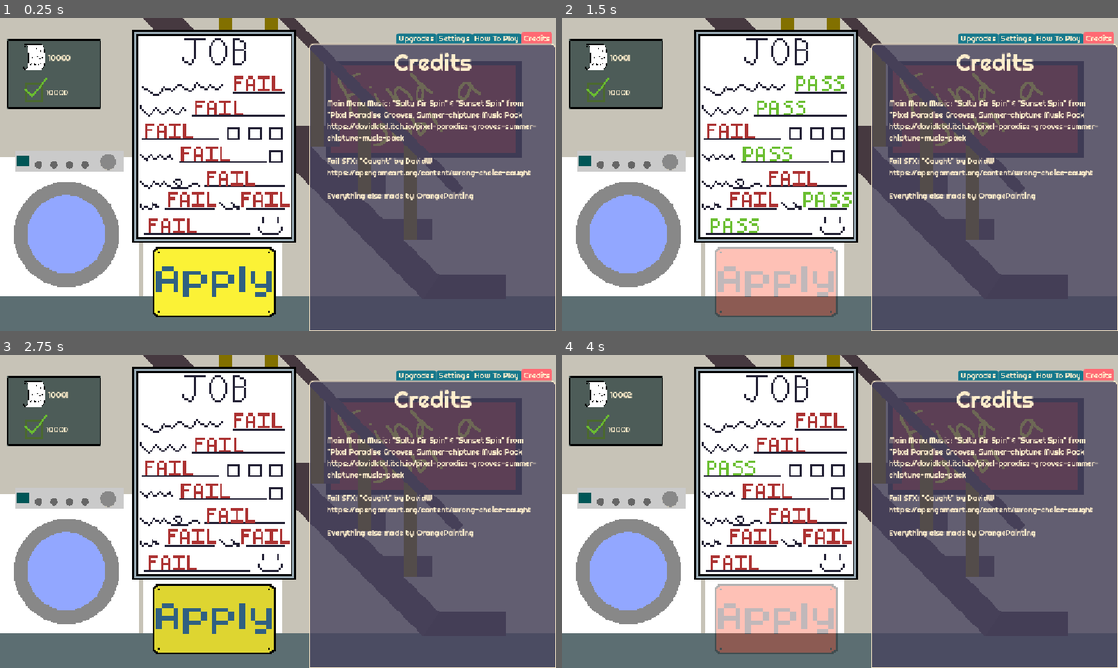
Above: before the commit, frames 1-4 (two rows, left to right).
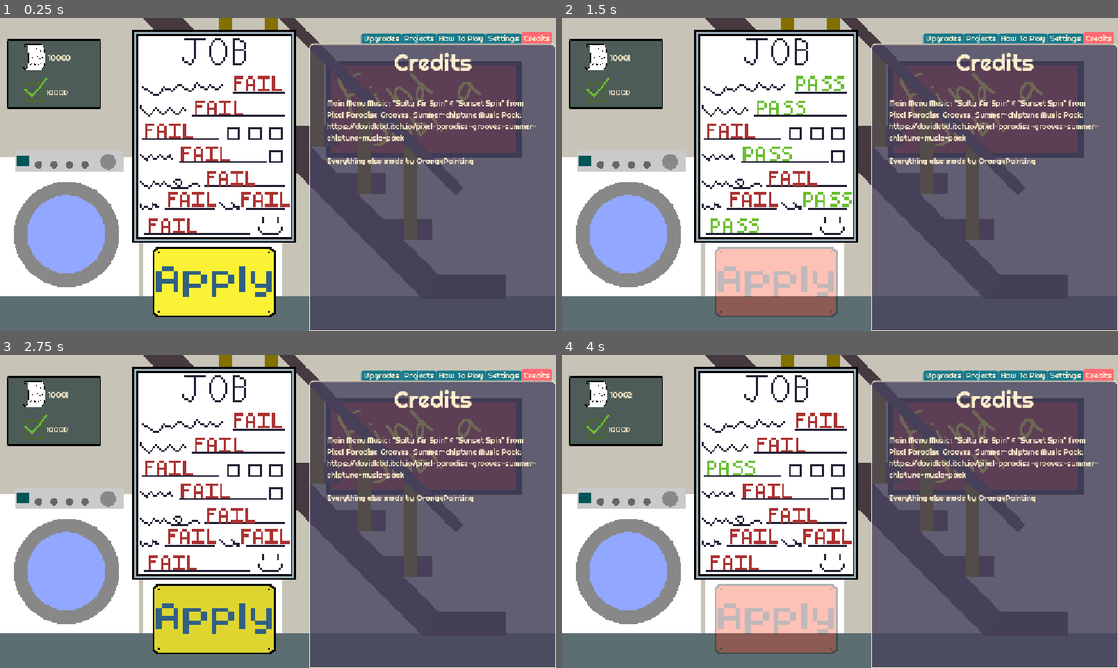
Above: after the commit, the same moments.

Repository: OrangePainting/in-this-economy
Game: Godot game, scene res://Scenes/main.tscn
The game is run twice, just before and just after one commit, with the same random seed, the same clock (stepped at 60 frames per second) and the same inputs.
Inputs (mouse positions are in pixels of both pictures, inside the frame that each line leads up to):
- Up to frame 1 (0.25 s): no input
- Up to frame 2 (1.5 s): click (778, 280) at 0.5 s
- Up to frame 3 (2.75 s): no input
- Up to frame 4 (4 s): click (778, 617) at 2.75 s

The runs differ from the first frame. In frame 1, 2.0% of the frame differs, in the area x 58-96%, y 4-59%; in frame 2, 2.0%; in frame 3, 2.0%; in frame 4, 2.0%.

Commit message:
Added Title Screen and Menu Music
Krish Konda
16:42 06/22/26

Also fixed a bug with applying and generally made the SFX all at the same volume.

Diff:
--- a/Scenes/audio_controller.tscn
+++ b/Scenes/audio_controller.tscn
@@ -8,7 +8,7 @@
 [ext_resource type="AudioStream" uid="uid://cvv04v22dur4i" path="res://Assets/Music + SFX/apply.wav" id="4_y4nv4"]
 [ext_resource type="AudioStream" uid="uid://mx8tgoyl1f0a" path="res://Assets/Music + SFX/corect_bell.wav" id="5_y4nv4"]
 [ext_resource type="AudioStream" uid="uid://cj2cmc3511mbq" path="res://Assets/Music + SFX/winfretless.wav" id="6_ncnt2"]
-[ext_resource type="AudioStream" uid="uid://c54cayghaga4b" path="res://Assets/Music + SFX/incorrect_sound.wav" id="7_7md5g"]
+[ext_resource type="AudioStream" uid="uid://cjfme4d473wo7" path="res://Assets/Music + SFX/bad_sfx.wav" id="9_7md5g"]
 
 [node name="AudioController" type="Node2D" unique_id=59631517]
 script = ExtResource("1_7md5g")
@@ -23,26 +23,34 @@
 
 [node name="Click" type="AudioStreamPlayer2D" parent="." unique_id=2046753470]
 stream = ExtResource("2_ual3u")
+bus = &"SFX"
 
 [node name="Buy" type="AudioStreamPlayer2D" parent="." unique_id=1107907452]
 stream = ExtResource("3_yyma2")
 max_polyphony = 10
+bus = &"SFX"
 
 [node name="Apply" type="AudioStreamPlayer2D" parent="." unique_id=942841446]
 stream = ExtResource("4_y4nv4")
+bus = &"SFX"
 
 [node name="SpinTick" type="AudioStreamPlayer2D" parent="." unique_id=954054082]
 stream = ExtResource("2_ual3u")
-volume_db = -10.0
 pitch_scale = 0.5
 max_polyphony = 2
 bus = &"SFX"
 
 [node name="SpinPass" type="AudioStreamPlayer2D" parent="." unique_id=1873059241]
 stream = ExtResource("5_y4nv4")
+volume_db = 8.0
+bus = &"SFX"
 
 [node name="SpinAllPass" type="AudioStreamPlayer2D" parent="." unique_id=1078883867]
 stream = ExtResource("6_ncnt2")
+volume_db = 10.0
+bus = &"SFX"
 
 [node name="SpinFail" type="AudioStreamPlayer2D" parent="." unique_id=8295662]
-stream = ExtResource("7_7md5g")
+stream = ExtResource("9_7md5g")
+volume_db = 7.5
+bus = &"SFX"
--- /dev/null
+++ b/Scenes/main_menu.tscn
@@ -0,0 +1,114 @@
+[gd_scene format=3 uid="uid://pv5bpsn0pvck"]
+
+[ext_resource type="Script" uid="uid://bi6gtllt2amla" path="res://Scripts/main_menu.gd" id="1_1ehe0"]
+[ext_resource type="Texture2D" uid="uid://b0jnsbdhd5prs" path="res://Assets/Background.png" id="1_48xlc"]
+[ext_resource type="FontFile" uid="uid://dwgwpq2dqpy7j" path="res://Assets/grapesoda_2/GrapeSoda.ttf" id="2_1ehe0"]
+
+[sub_resource type="StyleBoxTexture" id="StyleBoxTexture_ce3w2"]
+texture = ExtResource("1_48xlc")
+modulate_color = Color(0.56, 0.56, 0.56, 1)
+
+[sub_resource type="StyleBoxFlat" id="StyleBoxFlat_erv1k"]
+bg_color = Color(1, 1, 1, 1)
+corner_radius_top_left = 16
+corner_radius_top_right = 16
+corner_radius_bottom_right = 16
+corner_radius_bottom_left = 16
+shadow_size = 5
+
+[sub_resource type="StyleBoxFlat" id="StyleBoxFlat_opfnp"]
+corner_radius_top_left = 16
+corner_radius_top_right = 16
+corner_radius_bottom_right = 16
+corner_radius_bottom_left = 16
+shadow_size = 5
+
+[sub_resource type="StyleBoxFlat" id="StyleBoxFlat_48xlc"]
+bg_color = Color(0.8, 0.8, 0.8, 1)
+corner_radius_top_left = 16
+corner_radius_top_right = 16
+corner_radius_bottom_right = 16
+corner_radius_bottom_left = 16
+shadow_size = 5
+
+[node name="MainMenu" type="Control" unique_id=1941869290]
+layout_mode = 3
+anchors_preset = 15
+anchor_right = 1.0
+anchor_bottom = 1.0
+grow_horizontal = 2
+grow_vertical = 2
+script = ExtResource("1_1ehe0")
+
+[node name="Background" type="Panel" parent="." unique_id=1714912324]
+layout_mode = 1
+anchors_preset = 15
+anchor_right = 1.0
+anchor_bottom = 1.0
+grow_horizontal = 2
+grow_vertical = 2
+theme_override_styles/panel = SubResource("StyleBoxTexture_ce3w2")
+
+[node name="VBoxContainer" type="VBoxContainer" parent="." unique_id=2123588455]
+layout_mode = 1
+anchors_preset = 7
+anchor_left = 0.5
+anchor_top = 1.0
+anchor_right = 0.5
+anchor_bottom = 1.0
+offset_left = -139.0
+offset_top = -300.0
+offset_right = 139.0
+offset_bottom = -64.0
+grow_horizontal = 2
+grow_vertical = 0
+theme_override_constants/separation = 10
+
+[node name="PlayGameButton" type="Button" parent="VBoxContainer" unique_id=2103348275]
+layout_mode = 2
+size_flags_vertical = 3
+theme_override_colors/font_color = Color(0, 0, 0, 1)
+theme_override_colors/font_pressed_color = Color(0, 0, 0, 1)
+theme_override_colors/font_hover_color = Color(0, 0, 0, 1)
+theme_override_font_sizes/font_size = 32
+theme_override_styles/normal = SubResource("StyleBoxFlat_erv1k")
+theme_override_styles/pressed = SubResource("StyleBoxFlat_opfnp")
+theme_override_styles/hover = SubResource("StyleBoxFlat_48xlc")
+text = "Start Game"
+
+[node name="QuitButton" type="Button" parent="VBoxContainer" unique_id=46789992]
+layout_mode = 2
+size_flags_vertical = 3
+theme_override_colors/font_color = Color(0, 0, 0, 1)
+theme_override_colors/font_pressed_color = Color(0, 0, 0, 1)
+theme_override_colors/font_hover_color = Color(0, 0, 0, 1)
+theme_override_font_sizes/font_size = 32
+theme_override_styles/normal = SubResource("StyleBoxFlat_erv1k")
+theme_override_styles/pressed = SubResource("StyleBoxFlat_opfnp")
+theme_override_styles/hover = SubResource("StyleBoxFlat_48xlc")
+text = "Quit"
+
+[node name="Title" type="Label" parent="." unique_id=1984362995]
+layout_mode = 1
+anchors_preset = 8
+anchor_left = 0.5
+anchor_top = 0.5
+anchor_right = 0.5
+anchor_bottom = 0.5
+offset_left = -139.0
+offset_top = -179.5
+offset_right = 139.0
+offset_bottom = -156.5
+grow_horizontal = 2
+grow_vertical = 2
+theme_override_colors/font_shadow_color = Color(0, 0, 0, 1)
+theme_override_constants/shadow_offset_x = 10
+theme_override_constants/shadow_offset_y = 10
+theme_override_fonts/font = ExtResource("2_1ehe0")
+theme_override_font_sizes/font_size = 112
+text = "INSERT TITLE HERE"
+horizontal_alignment = 1
+vertical_alignment = 1
+
+[connection signal="pressed" from="VBoxContainer/PlayGameButton" to="." method="_on_play_game_button_pressed"]
+[connection signal="pressed" from="VBoxContainer/QuitButton" to="." method="_on_quit_button_pressed"]
--- a/Scenes/tab_system.tscn
+++ b/Scenes/tab_system.tscn
@@ -24,7 +24,7 @@
 theme = ExtResource("1_xwrfs")
 theme_override_styles/panel = SubResource("StyleBoxFlat_4bjt4")
 tab_alignment = 2
-current_tab = 3
+current_tab = 4
 
 [node name="Upgrades" type="TabBar" parent="TabContainer" unique_id=1681068401]
 visible = false
@@ -58,11 +58,21 @@
 alignment = 2
 script = ExtResource("2_4bjt4")
 
+[node name="Projects" type="TabBar" parent="TabContainer" unique_id=719752810]
+visible = false
+layout_mode = 2
+metadata/_tab_index = 1
+
+[node name="How To Play" type="TabBar" parent="TabContainer" unique_id=447612872]
+visible = false
+layout_mode = 2
+metadata/_tab_index = 2
+
 [node name="Settings" type="TabBar" parent="TabContainer" unique_id=597449230]
 visible = false
 layout_mode = 2
 script = ExtResource("3_kfw27")
-metadata/_tab_index = 1
+metadata/_tab_index = 3
 
 [node name="MusicLabel" type="Label" parent="TabContainer/Settings" unique_id=226909534]
 layout_mode = 0
@@ -103,16 +113,11 @@
 offset_bottom = 260.0
 max_value = 1.0
 step = 0.01
-value = 1.0
-
-[node name="How To Play" type="TabBar" parent="TabContainer" unique_id=447612872]
-visible = false
-layout_mode = 2
-metadata/_tab_index = 2
+value = 0.7
 
 [node name="Credits" type="TabBar" parent="TabContainer" unique_id=1158159260]
 layout_mode = 2
-metadata/_tab_index = 3
+metadata/_tab_index = 4
 
 [node name="Info" type="Label" parent="TabContainer/Credits" unique_id=1416042526]
 layout_mode = 0
@@ -120,11 +125,8 @@
 offset_top = 111.0
 offset_right = 474.0
 offset_bottom = 385.0
-text = "Main Menu Music: \"Salty Air Spin\" & \"Sunset Spin\" from \"Pixel Paradise Grooves, Summer-chiptune Music Pack
+text = "Main Menu Music: \"Salty Air Spin\" & \"Sunset Spin\" from Pixel Paradise Grooves, Summer-chiptune Music Pack:
 https://davidkbd.itch.io/pixel-paradise-grooves-summer-chiptune-music-pack
-
-Fail SFX: \"Caught\" by DavidW
-https://opengameart.org/content/wrong-choice-caught
 
 Everything else made by OrangePainting"
 autowrap_mode = 3
--- a/Scripts/audio_controller.gd
+++ b/Scripts/audio_controller.gd
@@ -11,6 +11,9 @@
 func play_menu_music() -> void:
 	if not mute: $MenuMusic.play()
 
+func stop_menu_music() -> void:
+	if not mute: $MenuMusic.stop()
+
 func play_in_game_music() -> void:
 	if not mute: $Music.play()
 
@@ -21,7 +24,7 @@
 	if not mute: $Buy.play()
 
 func play_apply() -> void:
-	if not mute: $Buy.play()
+	if not mute: $Apply.play()
 
 func play_spin_tick() -> void:
 	if not mute: $SpinTick.play()
--- /dev/null
+++ b/Scripts/main_menu.gd
@@ -0,0 +1,20 @@
+extends Control
+
+
+# Called when the node enters the scene tree for the first time.
+func _ready() -> void:
+	AudioController.play_menu_music()
+
+
+# Called every frame. 'delta' is the elapsed time since the previous frame.
+func _process(delta: float) -> void:
+	pass
+
+
+func _on_play_game_button_pressed() -> void:
+	AudioController.stop_menu_music()
+	get_tree().change_scene_to_file("res://Scenes/main.tscn")
+
+
+func _on_quit_button_pressed() -> void:
+	get_tree().quit()
--- a/default_bus_layout.tres
+++ b/default_bus_layout.tres
@@ -11,5 +11,5 @@
 bus/2/solo = false
 bus/2/mute = false
 bus/2/bypass_fx = false
-bus/2/volume_db = 0.0
+bus/2/volume_db = -5.042245
 bus/2/send = &"Master"
Not shown, added: Assets/Music + SFX/bad_sfx.wav.import
Not shown, removed: Assets/Music + SFX/incorrect_sound.wav.import
Binary file added: Assets/grapesoda_2/GrapeSoda.ttf
Not shown, added: Assets/grapesoda_2/GrapeSoda.ttf.import
Not shown, added: Scripts/main_menu.gd.uid
Not shown, added: Assets/Music + SFX/bad_sfx.mid
Not shown, added: Assets/Music + SFX/bad_sfx.wav
Not shown, removed: Assets/Music + SFX/incorrect_sound.wav
Not shown, added: Assets/grapesoda_2.zip
